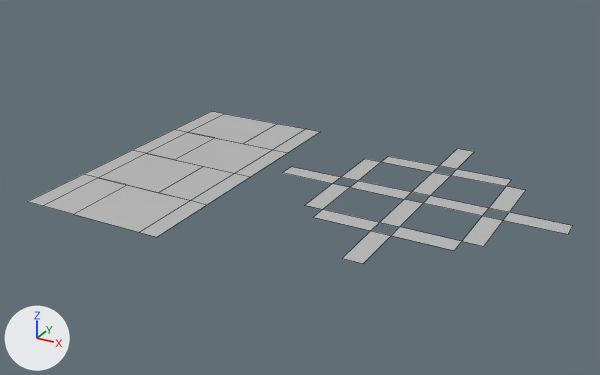
An edit to the FBX model Assets/Game/Models/Environment/Walls/Holo/Mesh_HoloWalls.fbx, drawn before and after from the same camera.
One viewpoint serves both versions: a 50 mm camera at (18.11, -17.15, 8.58) aimed at (8.68, 0.0, 0.0). The lights are fixed; the arrows at lower left show +X, +Y and +Z. Mesh edges are drawn as thin lines. Where no turn or scale is listed for an object, it has been applied to the vertices. Vertices at the same position are counted once.

Objects in the first picture: 'Holo_RoadClose', 'Holo_Walk'.
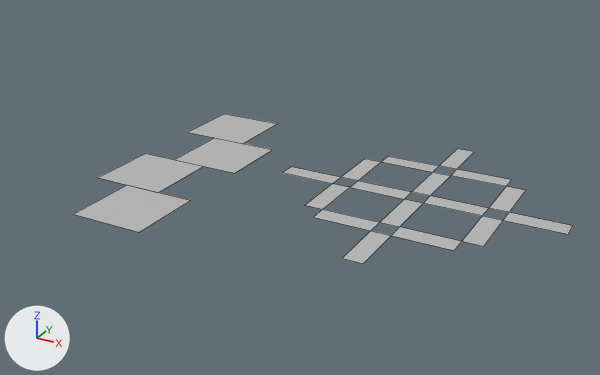
What the commit changed:
me_mesh is used by ob_holo_walk; location (5.19, 0.0, 0.0).
me_mesh had 40 vertices, 16 faces and spanned x -2.0..2.0, y -4.0..4.0, z 0.0.
me_mesh now has 16 vertices, 4 faces and spans x -1.5..1.5, y -4.0..4.0, z 0.0.
Part 1, on me_mesh:
24 vertices are removed from x -2.0..2.0, y -4.0..4.0, z 0.0.
12 faces are deleted.

Boxes (x1, y1, x2, y2) around the edits, measured in the pictures (600 x 375 px):
'Holo_Walk', reshaped (31% narrower, 6% shorter)
    before: (27, 111, 320, 237)
    after: (74, 114, 277, 232)
part 1 of me_mesh, deleted
    before: (27, 111, 320, 237)
